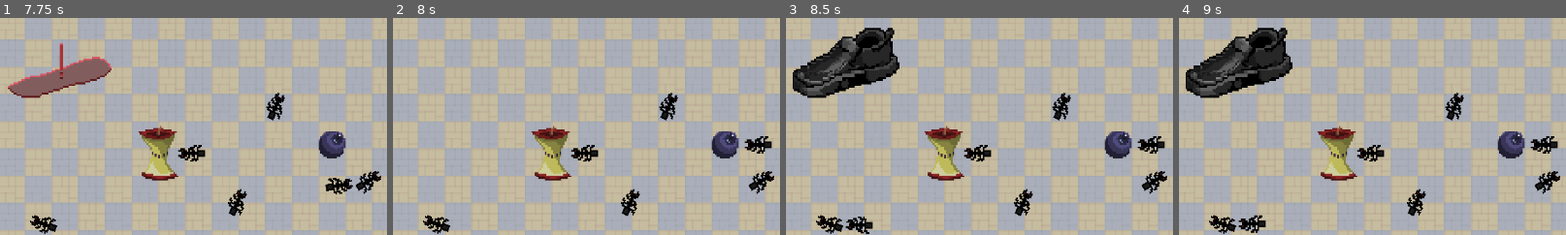
Above: before the commit, frames 1-4 (left to right).
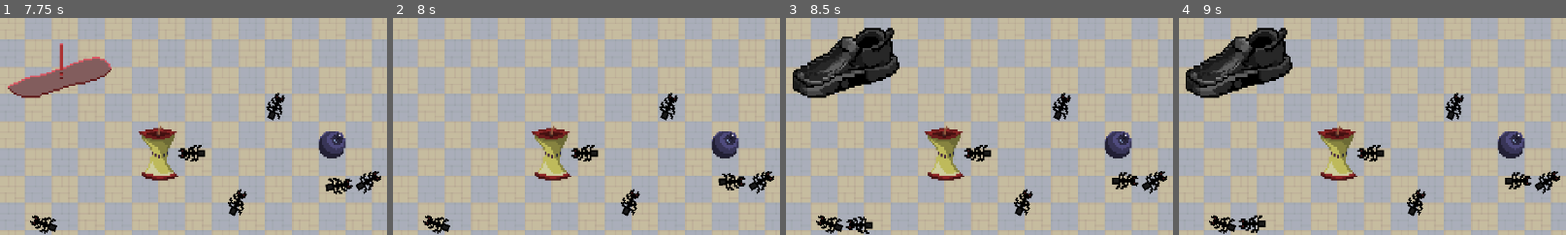
Above: after the commit, the same moments.

Repository: kiankiko9999/KDS-Ants
Game: Godot game, scene res://Scenes/BaseScene.tscn
Same seed, same stepped clock (60 frames per second), same inputs: the game is played once before the commit and once after it.
Inputs (mouse positions are % of the whole screen's width and height, from its top left):
- Up to frame 1 (7.75 s): tap Enter at 0.5 s; move the mouse to (72, 45) at 0.52 s; click (72, 45) at 0.67 s; move the mouse to (30, 55) at 1.27 s; click (30, 55) at 1.42 s; move the mouse to (60, 28) at 2.02 s; click (60, 28) at 2.17 s; move the mouse to (45, 70) at 2.77 s; click (45, 70) at 2.92 s; tap Space at 3.5 s; move the mouse to (80, 65) at 3.52 s; click (80, 65) at 3.67 s; move the mouse to (20, 35) at 4.27 s; click (20, 35) at 4.42 s; move the mouse to (55, 50) at 5.02 s; click (55, 50) at 5.17 s; move the mouse to (35, 25) at 5.77 s; click (35, 25) at 5.92 s; move the mouse to (72, 45) at 6.52 s; click (72, 45) at 6.67 s; move the mouse to (30, 55) at 7.27 s; click (30, 55) at 7.42 s
- Up to frame 2 (8 s): no input
- Up to frame 3 (8.5 s): move the mouse to (60, 28) at 8.02 s; click (60, 28) at 8.17 s
- Up to frame 4 (9 s): move the mouse to (45, 70) at 8.77 s; click (45, 70) at 8.92 s
The pictures show only the part of the screen within x 24-74%, y 8-57%; the shares and areas given below are measured in that part.

Frame 1 is identical in both runs. In frame 2, 0.7% of the frame differs, in the area x 83-98%, y 54-80%; in frame 3, 0.7%; in frame 4, 0.7%.

Commit message:
Instructions added and fruits adjusted

Diff:
--- a/kds-project-1/Scenes/Blueberry.tscn
+++ b/kds-project-1/Scenes/Blueberry.tscn
@@ -4,13 +4,15 @@
 [ext_resource type="Texture2D" uid="uid://yxws641bo8ma" path="res://Assets/Sprites/Blueberry.png" id="2_g86ho"]
 
 [sub_resource type="RectangleShape2D" id="RectangleShape2D_usam7"]
-size = Vector2(24, 32)
+size = Vector2(20, 21)
 
 [node name="Area2D" type="Area2D" unique_id=584575149]
 collision_mask = 3
 script = ExtResource("1_vwcqu")
+attach_radius = 15.0
 
 [node name="CollisionShape2D" type="CollisionShape2D" parent="." unique_id=1066962747]
+position = Vector2(0, -0.5)
 shape = SubResource("RectangleShape2D_usam7")
 
 [node name="Sprite2D" type="Sprite2D" parent="." unique_id=58679826]
--- /dev/null
+++ b/kds-project-1/Scenes/Instructions.tscn
@@ -0,0 +1,30 @@
+[gd_scene format=3 uid="uid://dpeo4lp5lur0e"]
+
+[ext_resource type="FontFile" uid="uid://dybupmd1l8lot" path="res://Assets/fonts/PixelOperator8.ttf" id="1_lf2ic"]
+[ext_resource type="Script" uid="uid://q1cgj08ltmh2" path="res://Scripts/instructions.gd" id="1_oscdv"]
+
+[node name="Node2D" type="Node2D" unique_id=1359435645]
+script = ExtResource("1_oscdv")
+
+[node name="Label" type="Label" parent="." unique_id=497344659]
+offset_top = 4.0
+offset_right = 190.0
+offset_bottom = 49.0
+theme_override_fonts/font = ExtResource("1_lf2ic")
+theme_override_font_sizes/font_size = 8
+text = "Left click to send out ants
+
+right click to bring them back!"
+autowrap_mode = 2
+
+[node name="Label2" type="Label" parent="." unique_id=594917333]
+offset_left = 300.0
+offset_top = 4.0
+offset_right = 483.0
+offset_bottom = 104.0
+theme_override_fonts/font = ExtResource("1_lf2ic")
+theme_override_font_sizes/font_size = 8
+text = "Bring back fruit to the colony to make more ants and gain points.
+
+Try not to get stomped!"
+autowrap_mode = 2
--- a/kds-project-1/Scenes/ant_controller.tscn
+++ b/kds-project-1/Scenes/ant_controller.tscn
@@ -12,6 +12,7 @@
 script = ExtResource("1_jgng7")
 ant_scene = ExtResource("2_fpjnh")
 nest_position = Vector2(232, -30)
+recall_radius = 50.0
 
 [node name="Area2D" type="Area2D" parent="." unique_id=1797619927]
 collision_mask = 7
--- a/kds-project-1/Scripts/Fruit.gd
+++ b/kds-project-1/Scripts/Fruit.gd
@@ -53,6 +53,8 @@
 	ant.moving = false
 	ant.attached_fruit = self
 	ant.set_collision_layer_value(1, false)
+	ant.set_collision_layer_value(2, false)
+	ant.set_collision_layer_value(3, false)
 	ant.set_collision_layer_value(4, true)
 	if weight <= 0:
 		_start_moving()
--- a/kds-project-1/Scripts/ant.gd
+++ b/kds-project-1/Scripts/ant.gd
@@ -32,8 +32,9 @@
 	moving = true
 
 func return_to_nest():
-	if returning:
-		return
+	#if returning:
+		#print("I'm already returning")
+		#return
 	if attached_fruit != null:
 		attached_fruit.detach_ant(self)
 	set_collision_layer_value(1, false)
--- /dev/null
+++ b/kds-project-1/Scripts/instructions.gd
@@ -0,0 +1,10 @@
+extends Node2D
+
+
+# Called when the node enters the scene tree for the first time.
+func _ready() -> void:
+	disappear()
+
+func disappear():
+	await get_tree().create_timer(10.0).timeout
+	queue_free()
Binary file added: kds-project-1/Assets/fonts/PixelOperator8-Bold.ttf
Not shown, added: kds-project-1/Assets/fonts/PixelOperator8-Bold.ttf.import
Binary file added: kds-project-1/Assets/fonts/PixelOperator8.ttf
Not shown, added: kds-project-1/Assets/fonts/PixelOperator8.ttf.import
Not shown, added: kds-project-1/Scripts/instructions.gd.uid
